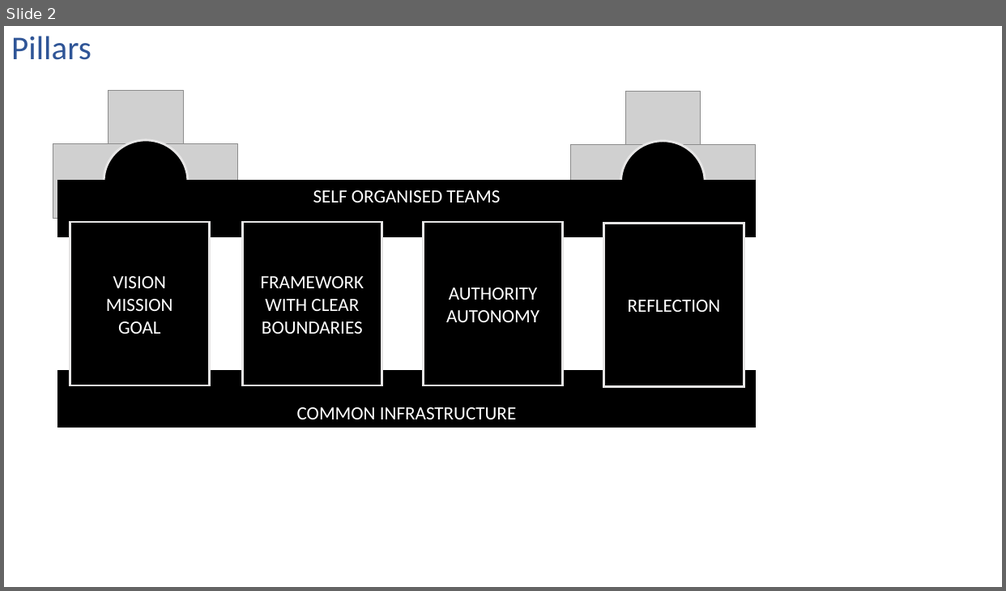
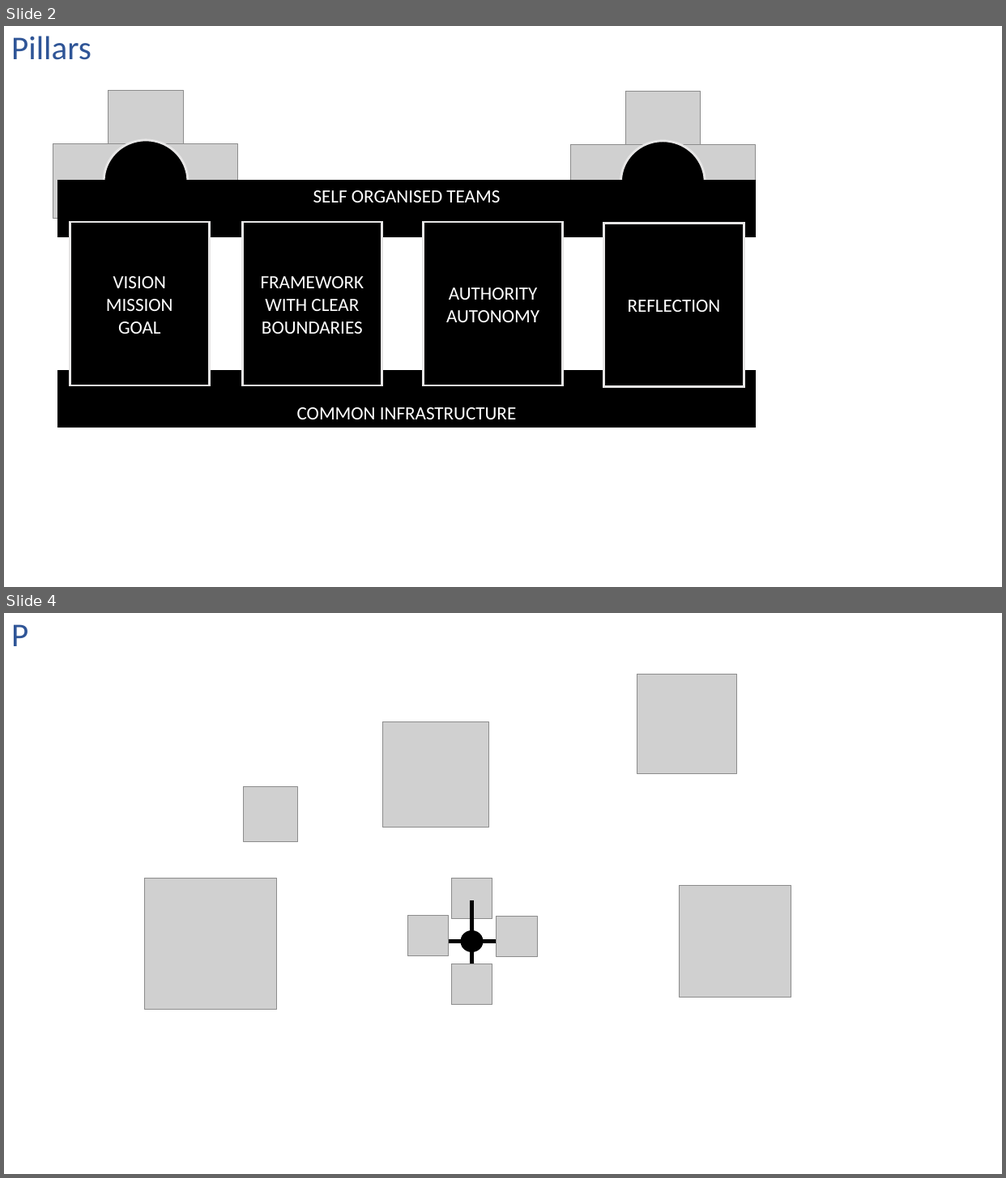
Before and after one commit to ALM-Rangers/Guidance, a slide deck: src/Stories/Story illustrations.pptx. Shown one above the other, each under a label of ours: slide 2 before the commit, slides 2 and 4 after it; the slides between them are not shown. The pictures are 1006x591 and 1006x1178 pixels, drawn with LibreOffice and Linux fonts; fonts in the diff are those of the drawing; grey boxes stand for pictures. Boxes give left, top, right and bottom in pixels: in the first picture for what was removed or moved away, otherwise in the second. Text is boxed around its words. In the diff, an @@ line names an element or a change of style, - is before the commit and + after.

```diff
--- a/src/Stories/Story illustrations.pptx
+++ b/src/Stories/Story illustrations.pptx
@@ slide 4 added at (4,613,1002,1174), background #FFFFFF @@
@@ title added at (11,624,28,646), 32 pt, text #2F5597 @@
+P
@@ picture added at (637,675,737,774) @@
@@ picture added at (383,722,488,827) @@
@@ picture added at (244,787,298,842) @@
@@ picture added at (145,878,276,1010) @@
@@ picture added at (452,878,493,919) @@
@@ line added from (472, 901) to (472, 983), #000000 4.5 pt @@
@@ picture added at (680,885,791,997) @@
@@ picture added at (407,915,449,956) @@
@@ picture added at (496,916,538,957) @@
@@ line added from (426, 942) to (520, 942), #000000 4.5 pt @@
@@ ellipse added at (461,931,483,952), fill #000000, outline #000000 1 pt @@
@@ picture added at (452,964,493,1005) @@
```
Also in this commit, not shown: 1 other slide added, 6 other files.
